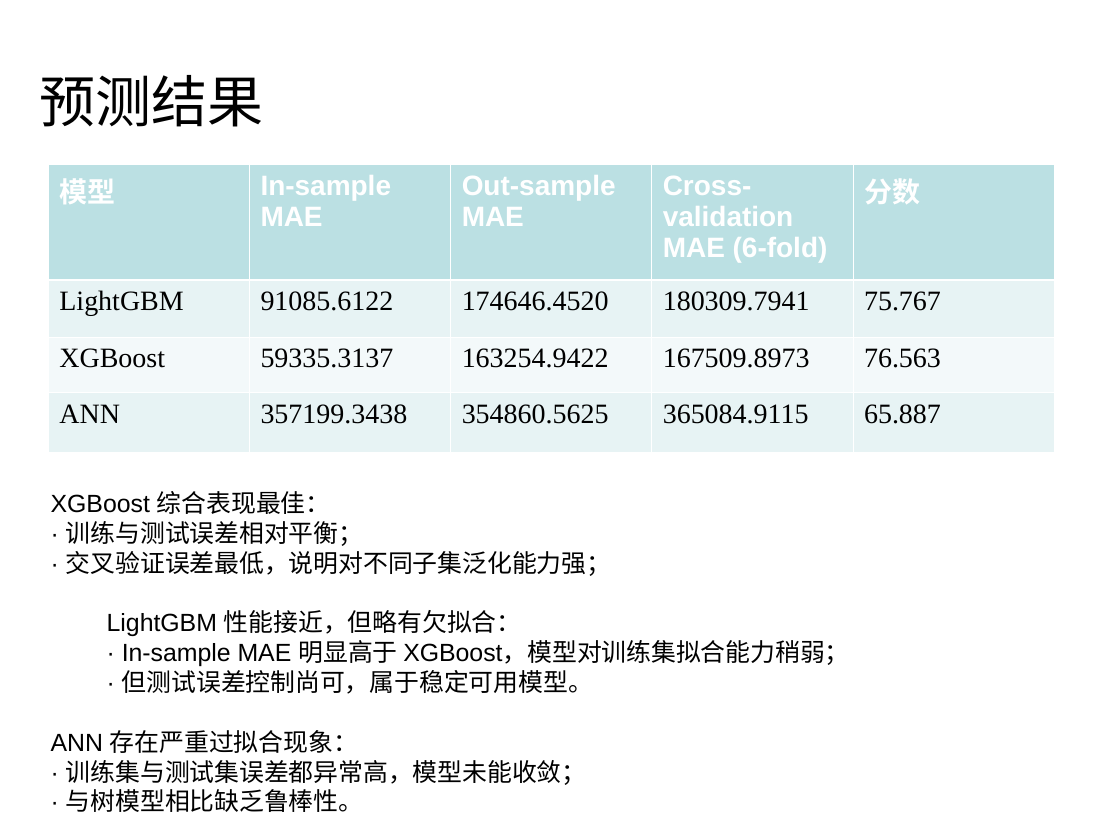
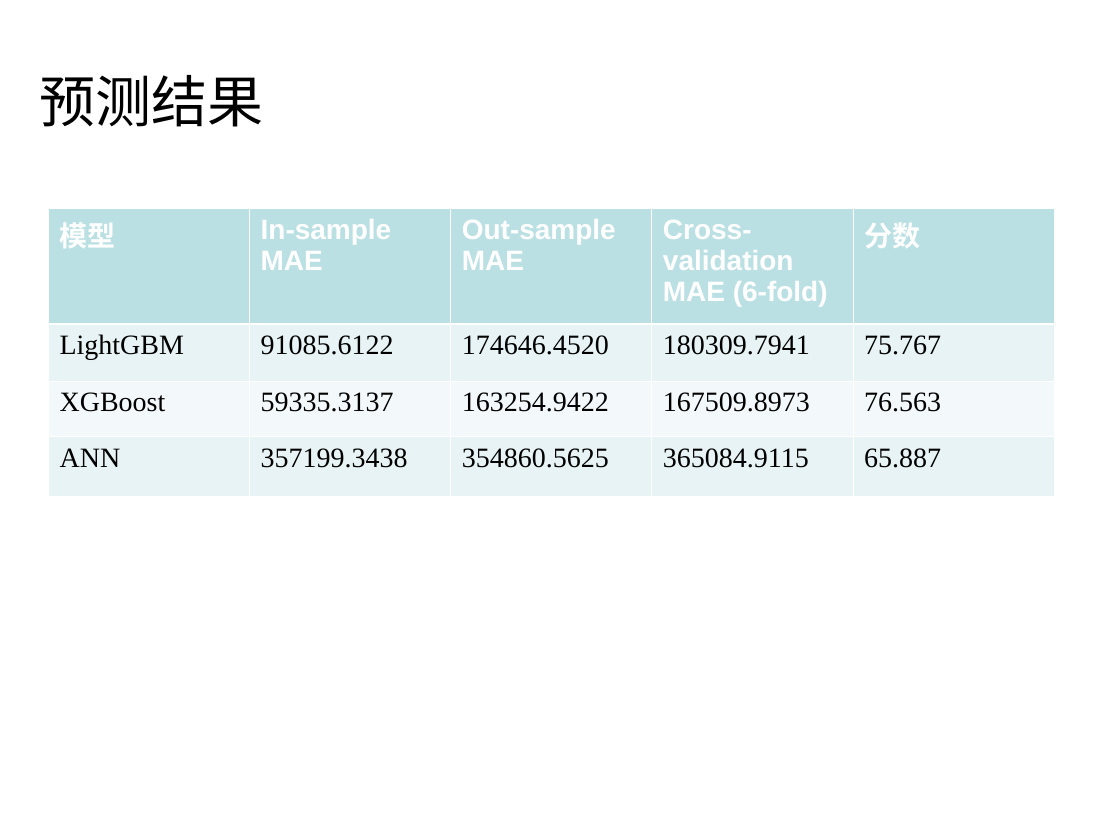
Before and after one commit to Quant-of-Renmin-University/QuantEcon2025_RUC, a slide deck: slide 5 of Homework/eng/2022202560/期末考试 2022202560 卢俊然.ppt. Drawn at 1120x840 pixels with LibreOffice and Linux fonts; fonts in the diff are those of the drawing. Boxes give left, top, right and bottom in pixels: in the first picture for what was removed or moved away, otherwise in the second. Text is boxed around its words. In the diff, an @@ line names an element or a change of style, - is before the commit and + after.

```diff
--- a/Homework/eng/2022202560/期末考试 2022202560 卢俊然.ppt
+++ b/Homework/eng/2022202560/期末考试 2022202560 卢俊然.ppt
@@ table: place and size @@
-table at (48, 165, 1055, 452)
+table at (48, 208, 1055, 497)
@@ text removed at (51, 491, 850, 812) @@
-XGBoost 综合表现最佳：
-· 训练与测试误差相对平衡；
-· 交叉验证误差最低，说明对不同子集泛化能力强；
-LightGBM 性能接近，但略有欠拟合：
-· In-sample MAE 明显高于 XGBoost，模型对训练集拟合能力稍弱；
-· 但测试误差控制尚可，属于稳定可用模型。
-ANN 存在严重过拟合现象：
-· 训练集与测试集误差都异常高，模型未能收敛；
-· 与树模型相比缺乏鲁棒性。
```
Also in this commit, not shown: 2 other slides changed.
